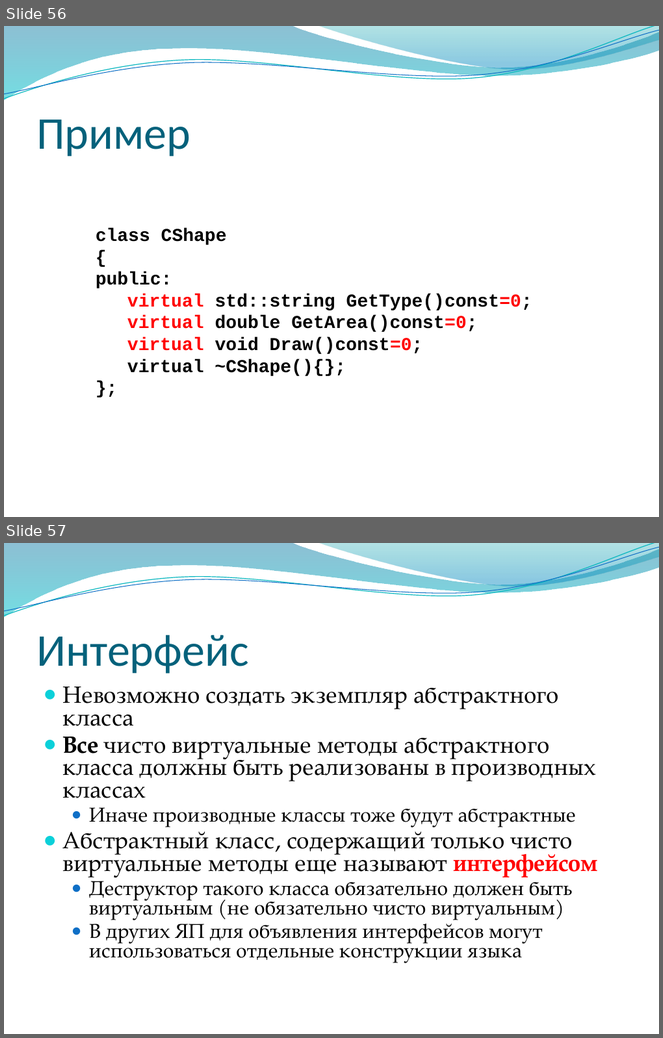
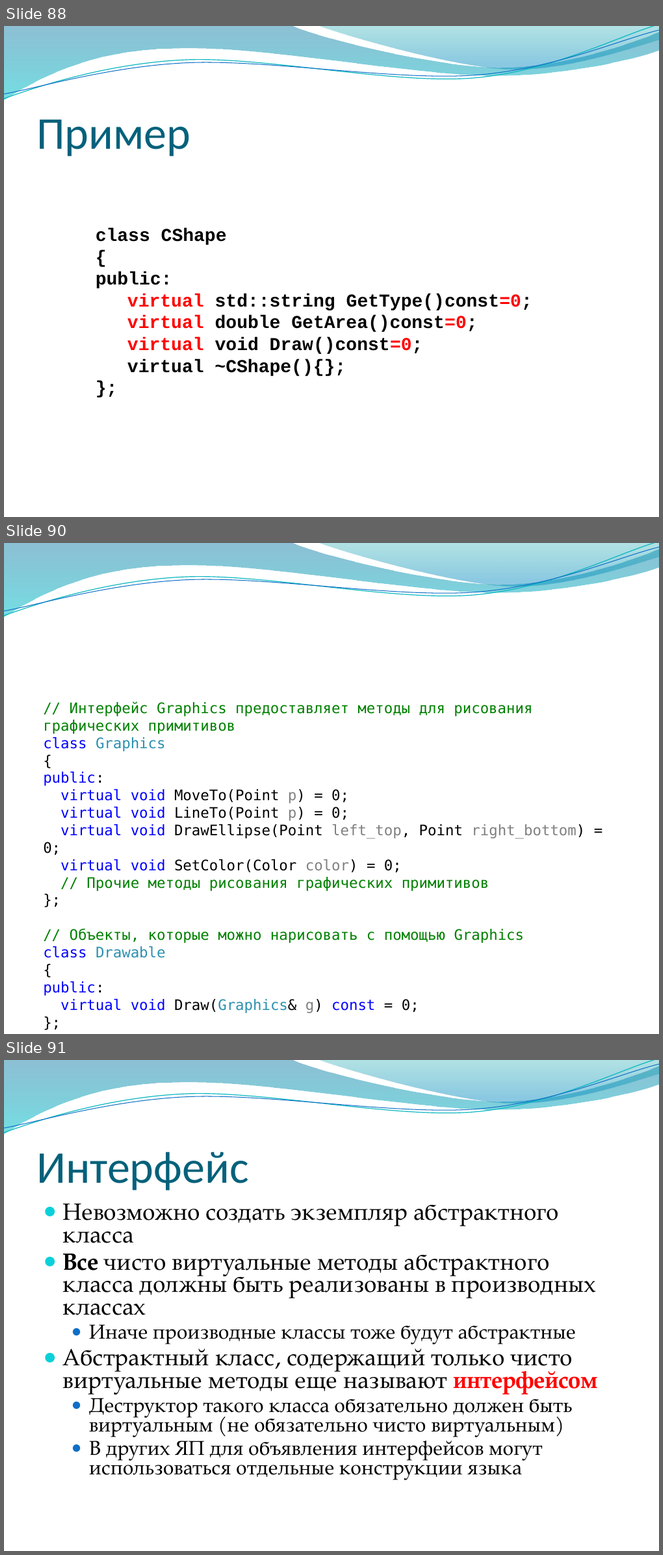
Before and after one commit to alexey-malov/oop, a slide deck: lectures/03/Наследование и полиморфизм.pptx. Shown one above the other, each under a label of ours: slides 56 and 57 before the commit, slides 88, 90 and 91 after it; the slides between them are not shown. The pictures are 663x1038 and 663x1555 pixels, drawn with LibreOffice and Linux fonts; fonts in the diff are those of the drawing; background and template pictures are left out. Boxes give left, top, right and bottom in pixels: in the first picture for what was removed or moved away, otherwise in the second. Text is boxed around its words. In the diff, an @@ line names an element or a change of style, - is before the commit and + after.

```diff
--- a/lectures/03/Наследование и полиморфизм.pptx
+++ b/lectures/03/Наследование и полиморфизм.pptx
@@ slide 90 added at [4,543,659,1034], background picture (left out); not listed: 4 template elements that a slide beside it also shows @@
@@ text added at [43,702,585,1014], 16 pt, text #008000 @@
+// Интерфейс Graphics предоставляет методы для рисования графических примитивов
+class Graphics
+{
+public:
+virtual void MoveTo(Point p) = 0;
+virtual void LineTo(Point p) = 0;
+virtual void DrawEllipse(Point left_top, Point right_bottom) = 0;
+virtual void SetColor(Color color) = 0;
+// Прочие методы рисования графических примитивов
+};
+// Объекты, которые можно нарисовать с помощью Graphics
+class Drawable
+{
+public:
+virtual void Draw(Graphics& g) const = 0;
+};
@@ what was slide 56 is now slide 88 @@
@@ what was slide 57 is now slide 91 @@
```
Also in this commit, not shown: 18 slides changed, 33 other slides added, 2 other files.
